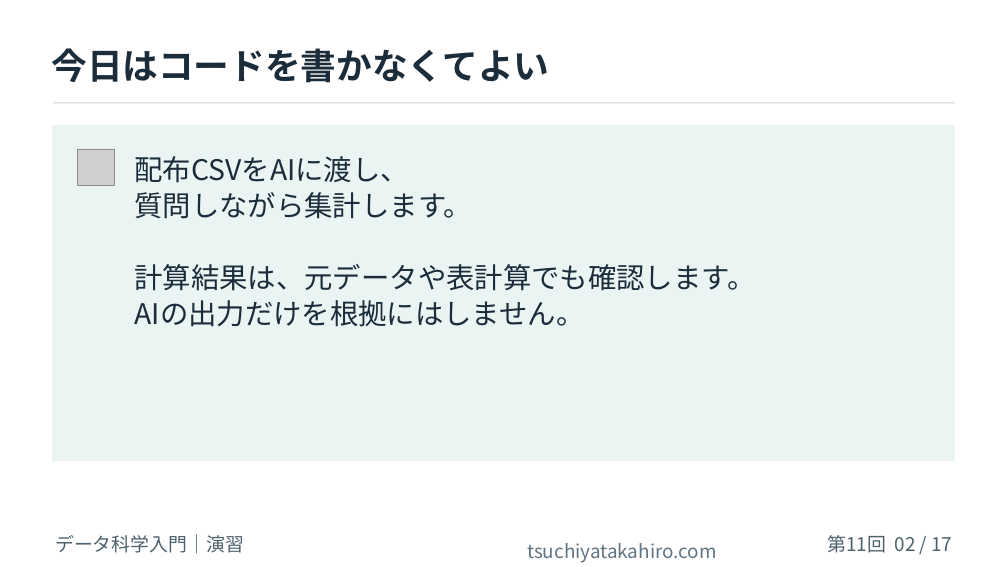
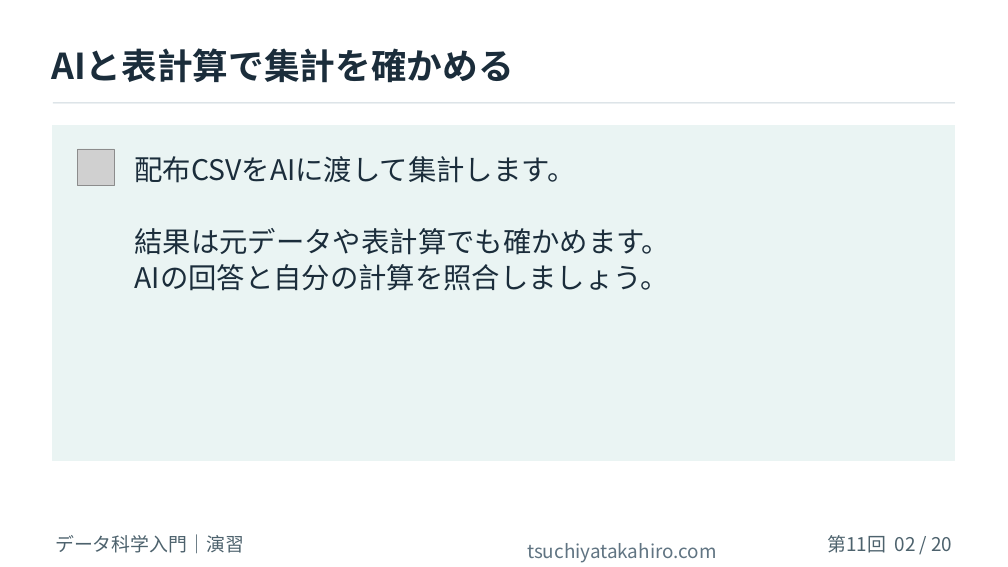
Before and after one commit to tsuchiyatakahirolab/ai-data-literacy, a slide deck: slide 2 of slides/Week11_AI_Data_Analysis.pptx. Drawn at 1008x567 pixels with LibreOffice and Linux fonts; fonts in the diff are those of the drawing; grey boxes stand for pictures; background and template pictures are left out. Boxes give left, top, right and bottom in pixels: in the first picture for what was removed or moved away, otherwise in the second. Text is boxed around its words. In the diff, an @@ line names an element or a change of style, - is before the commit and + after.

```diff
--- a/slides/Week11_AI_Data_Analysis.pptx
+++ b/slides/Week11_AI_Data_Analysis.pptx
@@ text at [51,48,513,83]: text changed @@
-今日はコードを書かなくてよい
+AIと表計算で集計を確かめる
@@ text at [135,156,671,291]: text changed @@
-配布CSVをAIに渡し、
-質問しながら集計します。
-計算結果は、元データや表計算でも確認します。
-AIの出力だけを根拠にはしません。
+配布CSVをAIに渡して集計します。
+結果は元データや表計算でも確かめます。
+AIの回答と自分の計算を照合しましょう。
@@ text at [827,535,953,553]: text changed @@
-第11回 02 / 17
+第11回 02 / 20
```
Also in this commit, not shown: 15 other slides changed, 4 slides added, 1 slide removed, 37 other files.
